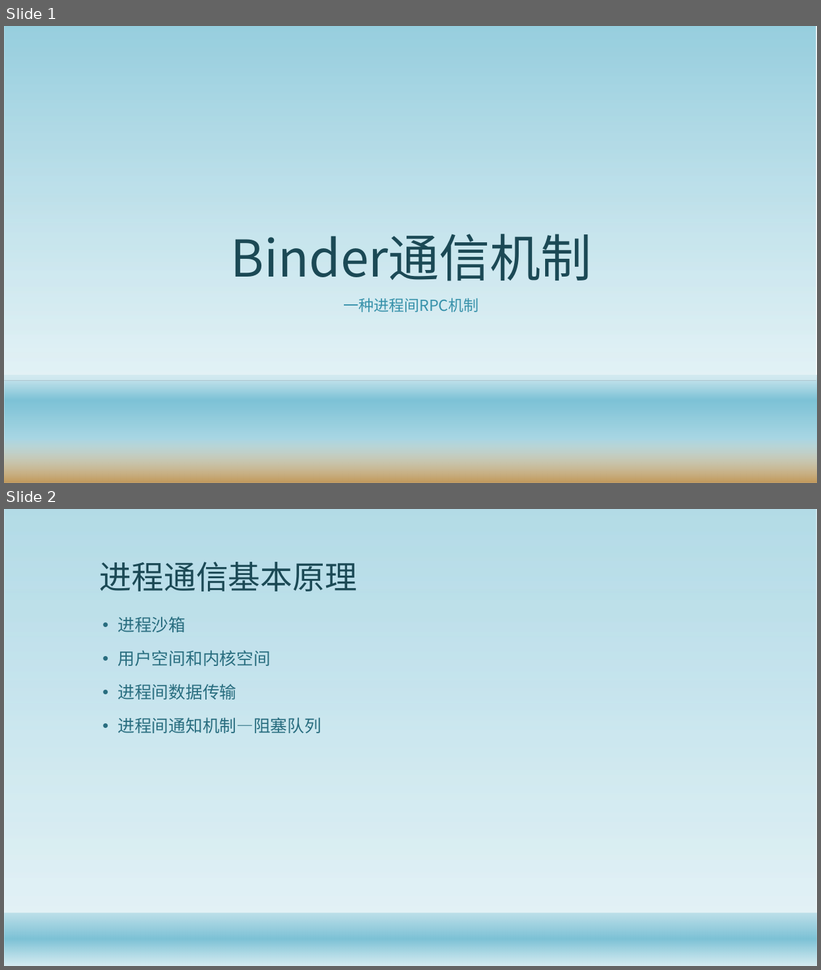
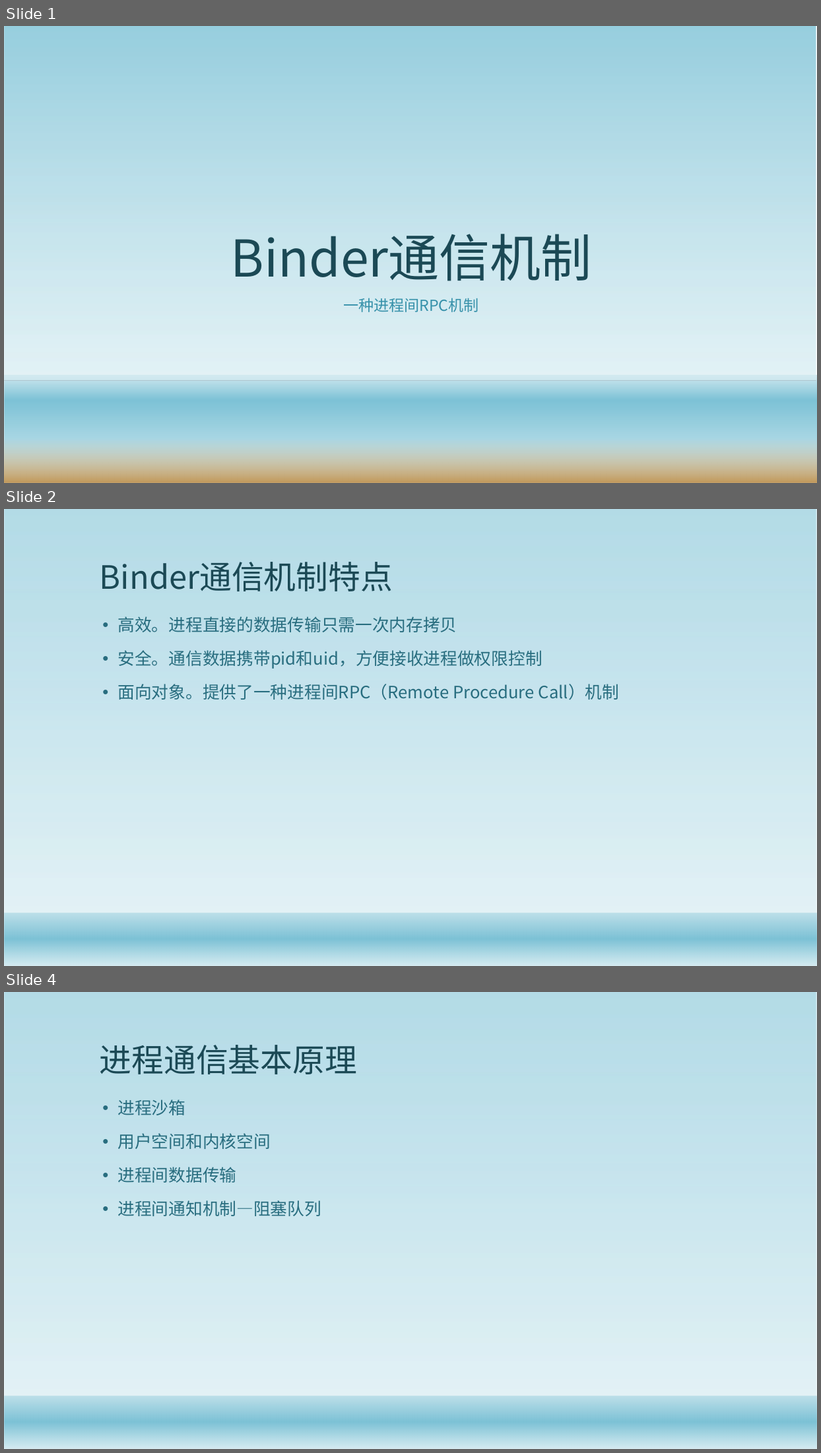
Before and after one commit to gaozhuo/binder-, a slide deck: 技术分享.pptx. Shown one above the other, each under a label of ours: slides 1 and 2 before the commit, slides 1, 2 and 4 after it; the slides between them are not shown. The pictures are 821x970 and 821x1453 pixels, drawn with LibreOffice and Linux fonts; fonts in the diff are those of the drawing; background and template pictures are left out. Boxes give left, top, right and bottom in pixels: in the first picture for what was removed or moved away, otherwise in the second. Text is boxed around its words. In the diff, an @@ line names an element or a change of style, - is before the commit and + after.

```diff
--- a/技术分享.pptx
+++ b/技术分享.pptx
@@ slide 2 added at <box>4,509,817,966</box>, background #FFFFFF; not listed: 2 template elements that a slide beside it also shows @@
@@ title added at <box>100,562,393,591</box>, 38 pt, text #1B4855 @@
+Binder通信机制特点
@@ text added at <box>118,617,620,700</box>, 20 pt, text #296D7F @@
+• 高效。进程直接的数据传输只需一次内存拷贝
+• 安全。通信数据携带pid和uid，方便接收进程做权限控制
+• 面向对象。提供了一种进程间RPC（Remote Procedure Call）机制
@@ what was slide 2 is now slide 4 @@
```
Also in this commit, not shown: 1 other slide added.
